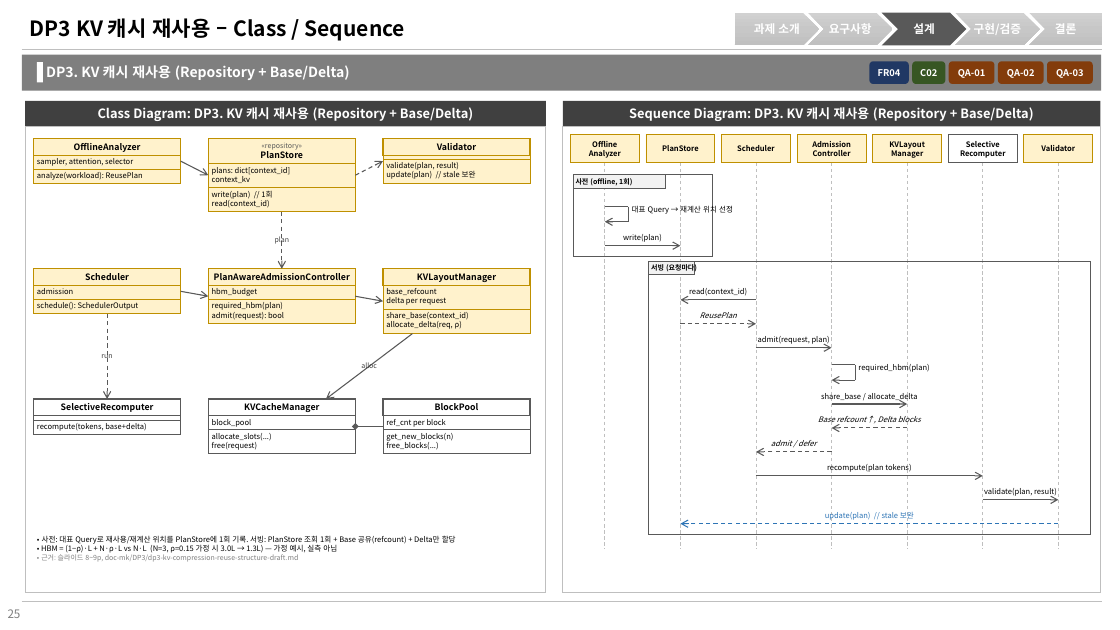
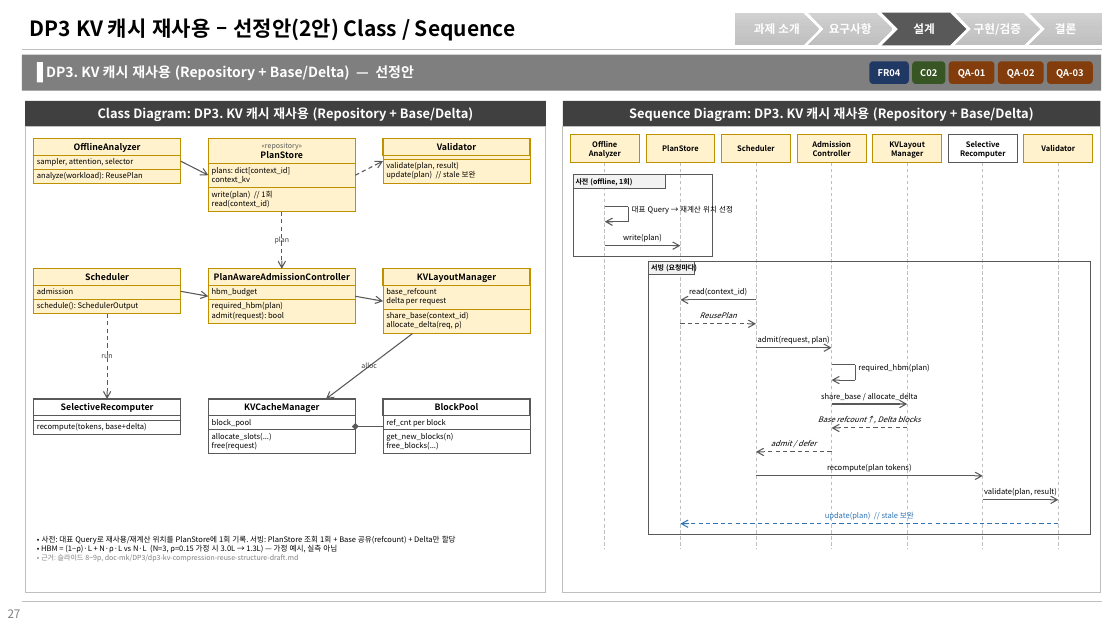
Before and after one commit to mkim0628/vllm, a slide deck: slide 27 of doc-mk/slides/architecture-final-views-merged.pptx (slide 25 before the commit). Drawn at 1120x630 pixels with LibreOffice and Linux fonts; fonts in the diff are those of the drawing. Boxes give left, top, right and bottom in pixels: in the first picture for what was removed or moved away, otherwise in the second. Text is boxed around its words. In the diff, an @@ line names an element or a change of style, - is before the commit and + after.

```diff
--- a/doc-mk/slides/architecture-final-views-merged.pptx
+++ b/doc-mk/slides/architecture-final-views-merged.pptx
@@ title at (30,18,515,41): text changed @@
-DP3 KV 캐시 재사용 – Class / Sequence
+DP3 KV 캐시 재사용 – 선정안(2안) Class / Sequence
@@ text at (46,65,414,80): text changed @@
-DP3. KV 캐시 재사용 (Repository + Base/Delta)
+DP3. KV 캐시 재사용 (Repository + Base/Delta) — 선정안
@@ text at (8,609,21,618): text changed @@
-25
+27
```
Also in this commit, not shown: 5 other slides changed, 16 slides added.
